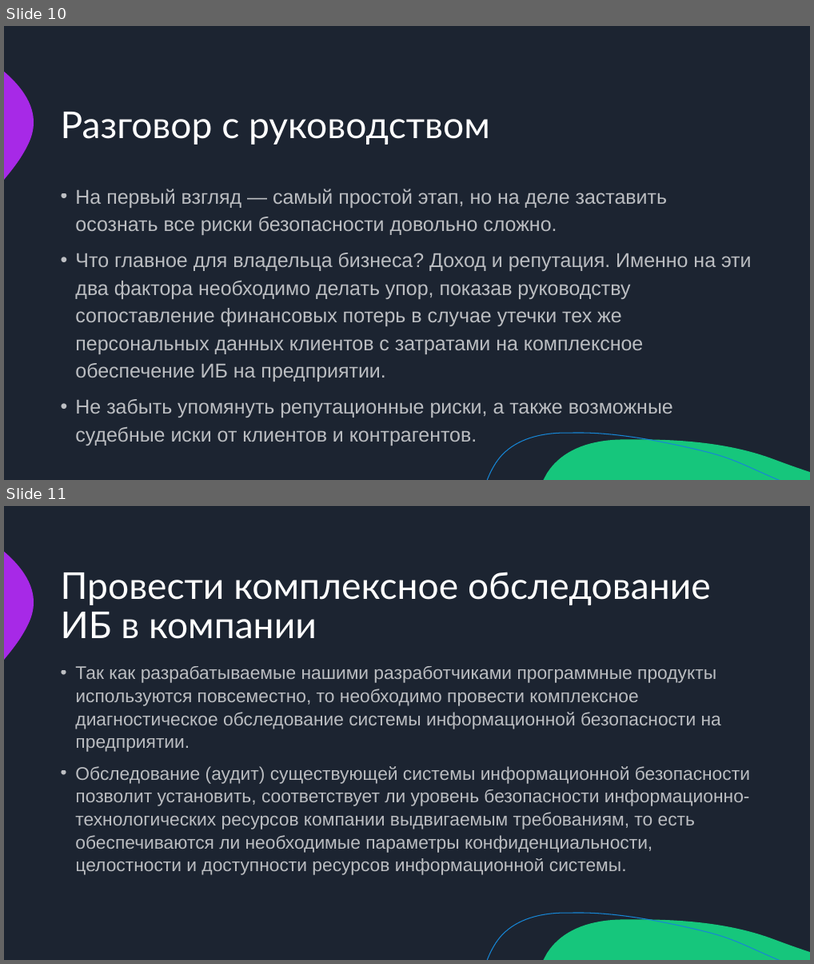
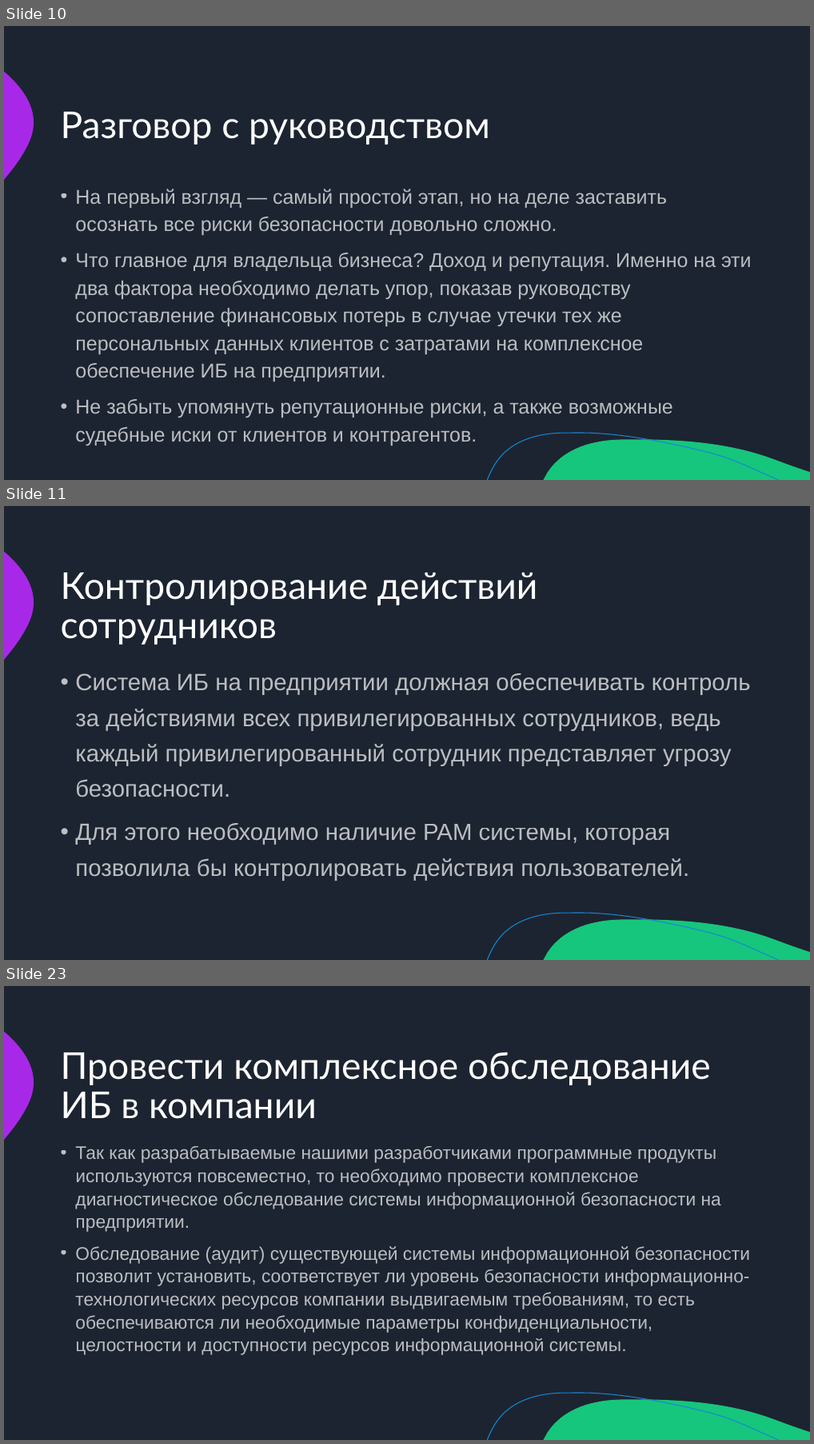
Before and after one commit to misterHush/pd, a slide deck: src/Овсянников_Презентация.pptx. Shown one above the other, each under a label of ours: slides 10 and 11 before the commit, slides 10, 11 and 23 after it; the slides between them are not shown. The pictures are 814x964 and 814x1444 pixels, drawn with LibreOffice and Linux fonts; fonts in the diff are those of the drawing. Boxes give left, top, right and bottom in pixels: in the first picture for what was removed or moved away, otherwise in the second. Text is boxed around its words. In the diff, an @@ line names an element or a change of style, - is before the commit and + after.

```diff
--- a/src/Овсянников_Презентация.pptx
+++ b/src/Овсянников_Презентация.pptx
@@ slide 11 added at bbox=[4, 506, 810, 960], background #1C2431; not listed: 3 template elements that a slide beside it also shows @@
@@ title added at bbox=[61, 572, 538, 644], 44 pt, text #FFFFFF @@
+Контролирование действий сотрудников
@@ text added at bbox=[75, 673, 751, 880], 28 pt, text #FFFFFF at 70% opacity @@
+• Система ИБ на предприятии должная обеспечивать контроль за действиями всех привилегированных сотрудников, ведь каждый привилегированный сотрудник представляет угрозу безопасности.
+• Для этого необходимо наличие PAM системы, которая позволила бы контролировать действия пользователей.
@@ what was slide 11 is now slide 23 @@
```
Also in this commit, not shown: 4 slides changed, 11 other slides added.
